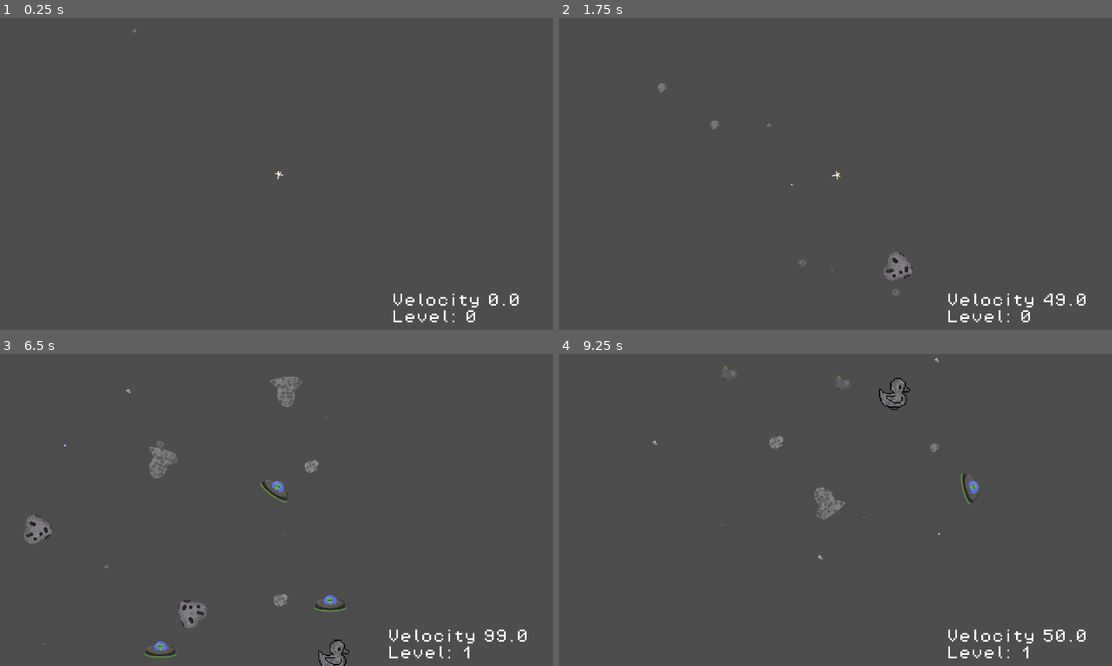
Above: before the commit, frames 1-4 (two rows, left to right).
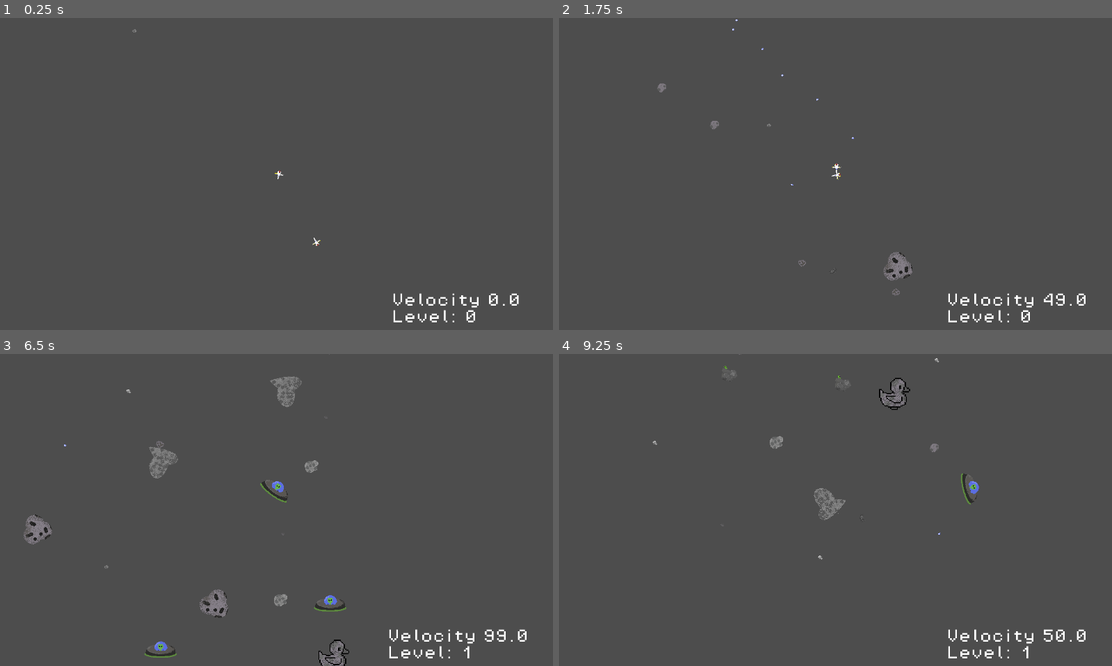
Above: after the commit, the same moments.

Repository: P3dr0-1702/final-reality
Game: Godot game, scene res://scenes/space.tscn
The game is run twice, just before and just after one commit, with the same random seed, the same clock (stepped at 60 frames per second) and the same inputs.
Inputs (mouse positions are in pixels of both pictures, inside the frame that each line leads up to):
- Up to frame 1 (0.25 s): no input
- Up to frame 2 (1.75 s): move the mouse to (957, 158) at 0.52 s; click (957, 158) at 0.6 s; move the mouse to (724, 189) at 1.27 s; tap Space (shoot) at 1.35 s
- Up to frame 3 (6.5 s): move the mouse to (331, 441) at 2.02 s; click (331, 441) at 2.1 s; move the mouse to (248, 572) at 2.77 s; tap Space (shoot) at 2.85, 4.35, 5.85 s; move the mouse to (442, 556) at 3.52 s; click (442, 556) at 3.6 s; move the mouse to (110, 463) at 4.27 s; move the mouse to (304, 510) at 5.02 s; click (304, 510) at 5.1 s; move the mouse to (193, 432) at 5.77 s
- Up to frame 4 (9.25 s): move the mouse to (957, 494) at 6.52 s; click (957, 494) at 6.6 s; move the mouse to (724, 525) at 7.27 s; tap Space (shoot) at 7.35, 8.85 s; move the mouse to (890, 441) at 8.02 s; click (890, 441) at 8.1 s; move the mouse to (807, 572) at 8.77 s

The runs differ from the first frame. In frame 1, less than 0.1% of the frame differs, in the area x 56-58%, y 70-74%; in frame 2, less than 0.1%; in frame 3, 0.5%, in the area x 7-42%, y 75-94%; in frame 4, 0.1%.

Commit message:
its time

Diff:
--- a/scenes/enemy.tscn
+++ b/scenes/enemy.tscn
@@ -1,7 +1,8 @@
-[gd_scene load_steps=4 format=3 uid="uid://bk7g63u2340e4"]
+[gd_scene load_steps=5 format=3 uid="uid://bk7g63u2340e4"]
 
 [ext_resource type="Texture2D" uid="uid://cj16q0w6djmhd" path="res://assets/Space Ship.png" id="1_7p1mj"]
 [ext_resource type="Script" uid="uid://bhjussuug5xor" path="res://scripts/enemy.gd" id="1_md0e3"]
+[ext_resource type="AudioStream" uid="uid://dwujbmf3mqobk" path="res://assets/music/invaders-are-here-140958.mp3" id="3_4ra3w"]
 
 [sub_resource type="SpriteFrames" id="SpriteFrames_md0e3"]
 animations = [{
@@ -40,6 +41,11 @@
 rotation = 1.5707964
 polygon = PackedVector2Array(0, -4, 3, 2, 10, 2, 3, 5, 5, 12, 0, 7, -5, 12, -3, 5, -10, 2, -3, 2)
 
+[node name="AudioStreamPlayer2D" type="AudioStreamPlayer2D" parent="."]
+stream = ExtResource("3_4ra3w")
+volume_db = 10.0
+autoplay = true
+
 [connection signal="timeout" from="Timer" to="." method="_on_timer_timeout"]
 [connection signal="screen_entered" from="VisibleOnScreenNotifier2D" to="." method="_on_visible_on_screen_notifier_2d_screen_entered"]
 [connection signal="screen_exited" from="VisibleOnScreenNotifier2D" to="." method="_on_visible_on_screen_notifier_2d_screen_exited"]
--- a/scenes/space.tscn
+++ b/scenes/space.tscn
@@ -1,8 +1,9 @@
-[gd_scene load_steps=7 format=3 uid="uid://djuek6kech5fc"]
+[gd_scene load_steps=8 format=3 uid="uid://djuek6kech5fc"]
 
 [ext_resource type="Script" uid="uid://42hnlyi8x3yt" path="res://scripts/level1.gd" id="1_dtwn4"]
 [ext_resource type="PackedScene" uid="uid://d1llk7thvj8al" path="res://scenes/Player.tscn" id="2_dtwn4"]
 [ext_resource type="FontFile" uid="uid://b4tysvt0fce7u" path="res://assets/PixelOperator8.ttf" id="5_1gvwg"]
+[ext_resource type="PackedScene" uid="uid://bk7g63u2340e4" path="res://scenes/enemy.tscn" id="6_gk1qj"]
 [ext_resource type="Script" uid="uid://wkyt0shhnc58" path="res://scripts/ui.gd" id="6_n0118"]
 [ext_resource type="AudioStream" uid="uid://dyxcsvl1ho8as" path="res://assets/music/Yippe BIts v3.wav" id="6_ocmas"]
 
@@ -54,3 +55,6 @@
 text = "🦆🦆🦆🦆"
 label_settings = SubResource("LabelSettings_gk1qj")
 metadata/_edit_use_anchors_ = true
+
+[node name="enemy" parent="." instance=ExtResource("6_gk1qj")]
+position = Vector2(1098, 785)
--- a/scripts/enemy.gd
+++ b/scripts/enemy.gd
@@ -7,6 +7,7 @@
 @export var ACCEL: float = 600.0
 @onready var player: CharacterBody2D = $"../player"
 var flag = 0
+@onready var audio_stream_player_2d: AudioStreamPlayer2D = $AudioStreamPlayer2D
 
 func _physics_process(delta: float) -> void:
 	look_at(player.global_position)
--- a/scripts/level1.gd
+++ b/scripts/level1.gd
@@ -1,5 +1,6 @@
 extends Node2D
 
+@onready var bullet = preload("res://scenes/Bullet.tscn")
 @export var asteroid_scene: PackedScene = preload("res://scenes/asteroid.tscn")
 @export var spawn_max_radius : float = 1000
 @export var player: Node2D
@@ -17,10 +18,7 @@
 @export var hj_gain: float = 50.0
 @export var hj_loss: float = 15.0
 @export var level: int = 0
-@onready var audio_stream_player_2d: AudioStreamPlayer2D = $AudioStreamPlayer2D
 @onready var char: CharacterBody2D = $player
-
-
 var _spawn_timer : float = 0.0
 var player_speed: int = 0
 
Not shown, added: assets/music/invaders-are-here-140958.mp3.import
Not shown, added: assets/music/invaders-are-here-140958.mp3
